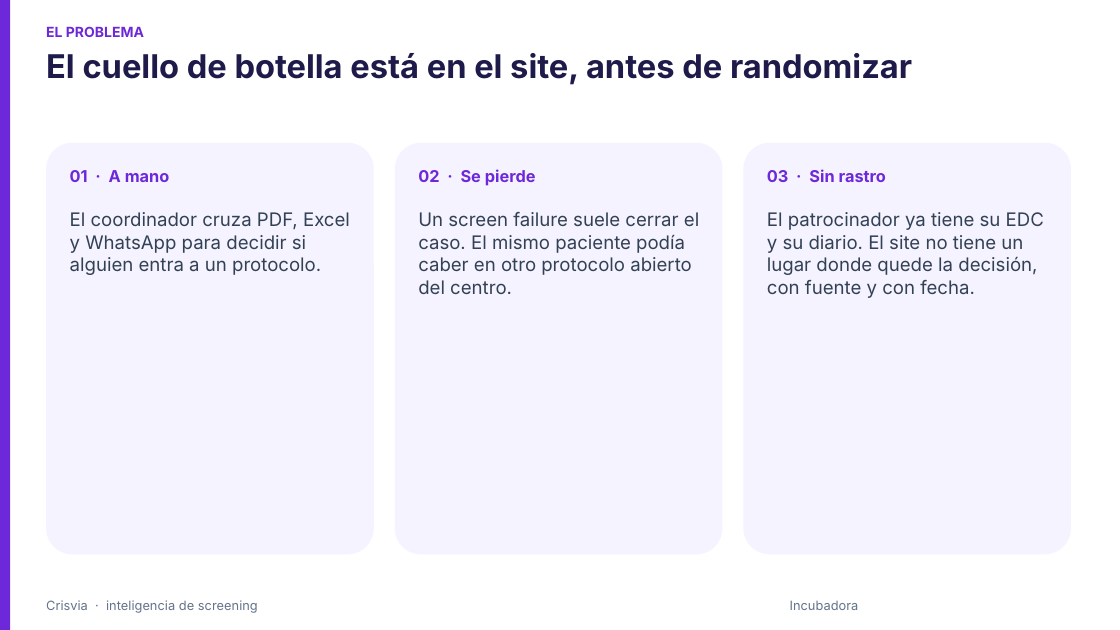
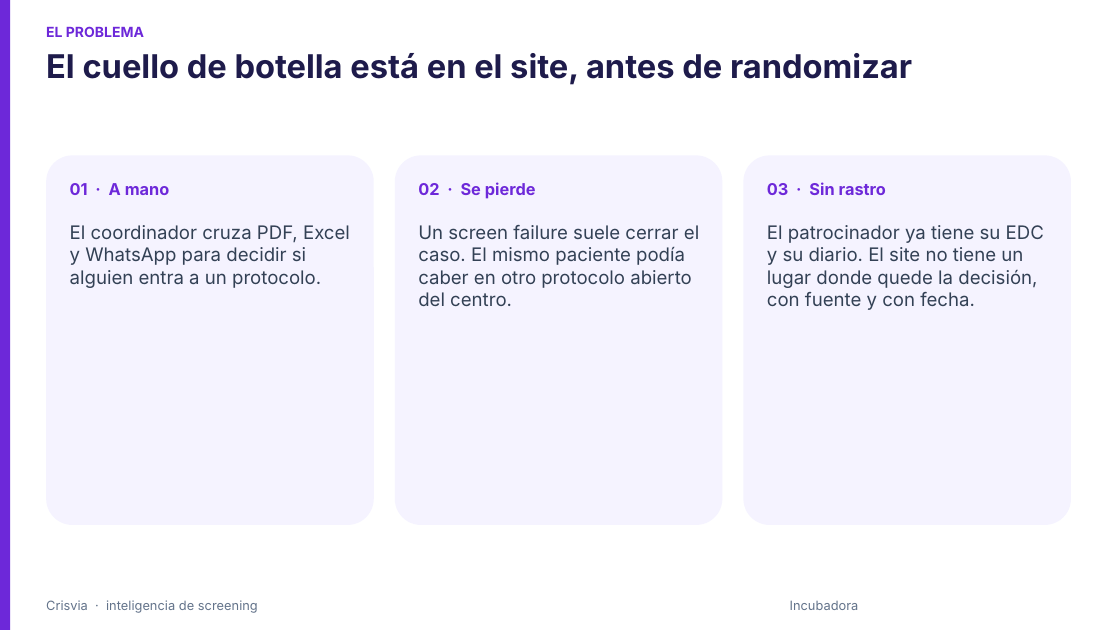
Before and after one commit to julio14-byte/Screening-intel, a slide deck: slide 2 of docs/pitch/crisvia-incubadora.pptx. Drawn at 1120x630 pixels with LibreOffice and Linux fonts; fonts in the diff are those of the drawing. Boxes give left, top, right and bottom in pixels: in the first picture for what was removed or moved away, otherwise in the second. Text is boxed around its words. In the diff, an @@ line names an element or a change of style, - is before the commit and + after.

```diff
--- a/docs/pitch/crisvia-incubadora.pptx
+++ b/docs/pitch/crisvia-incubadora.pptx
@@ rounded rectangle: place and size @@
-rounded rectangle at (46,143,374,555)
+rounded rectangle at (46,155,374,525)
@@ rounded rectangle: place and size @@
-rounded rectangle at (395,143,723,555)
+rounded rectangle at (395,155,723,525)
@@ rounded rectangle: place and size @@
-rounded rectangle at (744,143,1071,555)
+rounded rectangle at (744,155,1071,525)
@@ 3 texts: place and size @@
-3 texts at (70,169,886,186)
+3 texts at (70,182,886,199)
@@ text "El coordinador cruza PDF, Excel ...": place and size @@
-text "El coordinador cruza PDF, Excel ..." at (70,212,350,275)
+text "El coordinador cruza PDF, Excel ..." at (70,225,350,288)
@@ text "Un screen failure suele cerrar ...": place and size @@
-text "Un screen failure suele cerrar ..." at (418,212,699,294)
+text "Un screen failure suele cerrar ..." at (418,225,699,306)
@@ text "El patrocinador ya tiene su ...": place and size @@
-text "El patrocinador ya tiene su ..." at (767,212,1044,298)
+text "El patrocinador ya tiene su ..." at (767,225,1044,310)
```
Also in this commit, not shown: 1 other slide changed, 23 other files.
